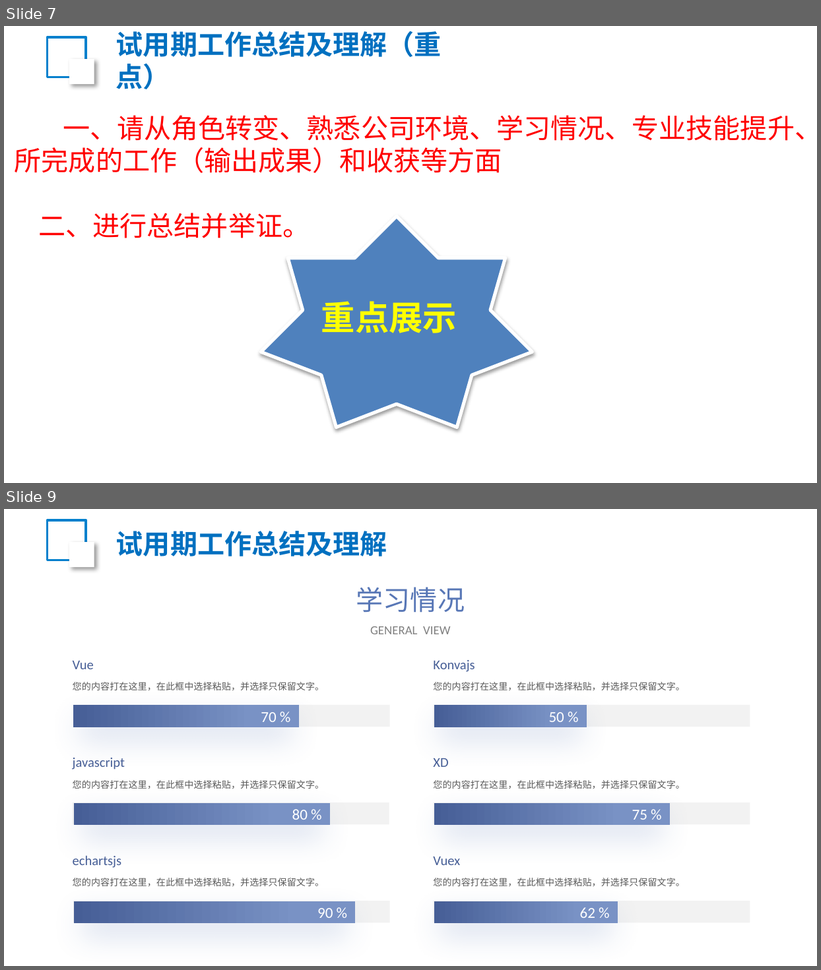
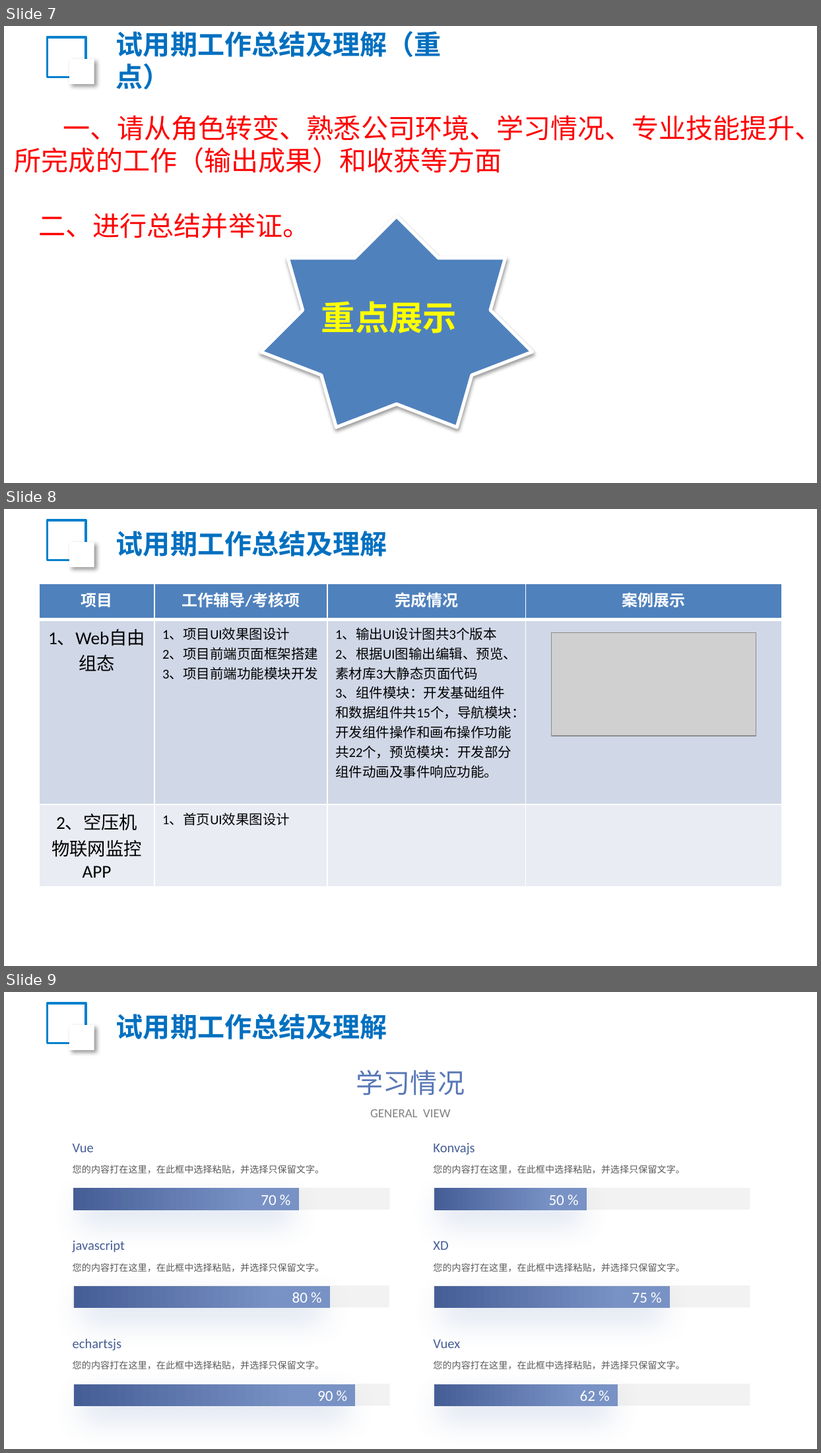
Before and after one commit to MaoLanghahaha/personal_notes, a slide deck: 2021校招新员工转正答辩模板.pptx. Shown one above the other, each under a label of ours: slides 7 and 9 before the commit, slides 7, 8 and 9 after it; the slides between them are not shown. The pictures are 821x970 and 821x1453 pixels, drawn with LibreOffice and Linux fonts; fonts in the diff are those of the drawing; grey boxes stand for pictures; background and template pictures are left out. Boxes give left, top, right and bottom in pixels: in the first picture for what was removed or moved away, otherwise in the second. Text is boxed around its words. In the diff, an @@ line names an element or a change of style, - is before the commit and + after.

```diff
--- a/2021校招新员工转正答辩模板.pptx
+++ b/2021校招新员工转正答辩模板.pptx
@@ slide 8 added at <box>4,509,817,966</box>, background picture (left out) @@
@@ rectangle added at <box>47,520,86,560</box>, outline #0180CD 2.25 pt @@
@@ rectangle added at <box>69,543,94,568</box>, fill #FFFFFF @@
@@ text added at <box>116,531,387,557</box>, 24 pt, text #0070C0, bold @@
+试用期工作总结及理解
@@ table added at <box>39,584,782,881</box>, 3 rows, 4 columns @@
+项目 | 工作辅导/考核项 | 完成情况 | 案例展示
+1、Web自由组态 | 1、项目UI效果图设计 / 2、项目前端页面框架搭建3、项目前端功能模块开发 | 1、输出UI设计图共3个版本 / 2、根据UI图输出编辑、预览、素材库3大静态页面代码 / 3、组件模块：开发基础组件和数据组件共15个，导航模块：开发组件操作和画布操作功能共22个，预览模块：开发部分组件动画及事件响应功能。 | 
+2、空压机物联网监控APP | 1、首页UI效果图设计 |  | 
@@ picture added at <box>551,632,756,736</box> @@
```
Also in this commit, not shown: 1 slide removed, 1 other file.
